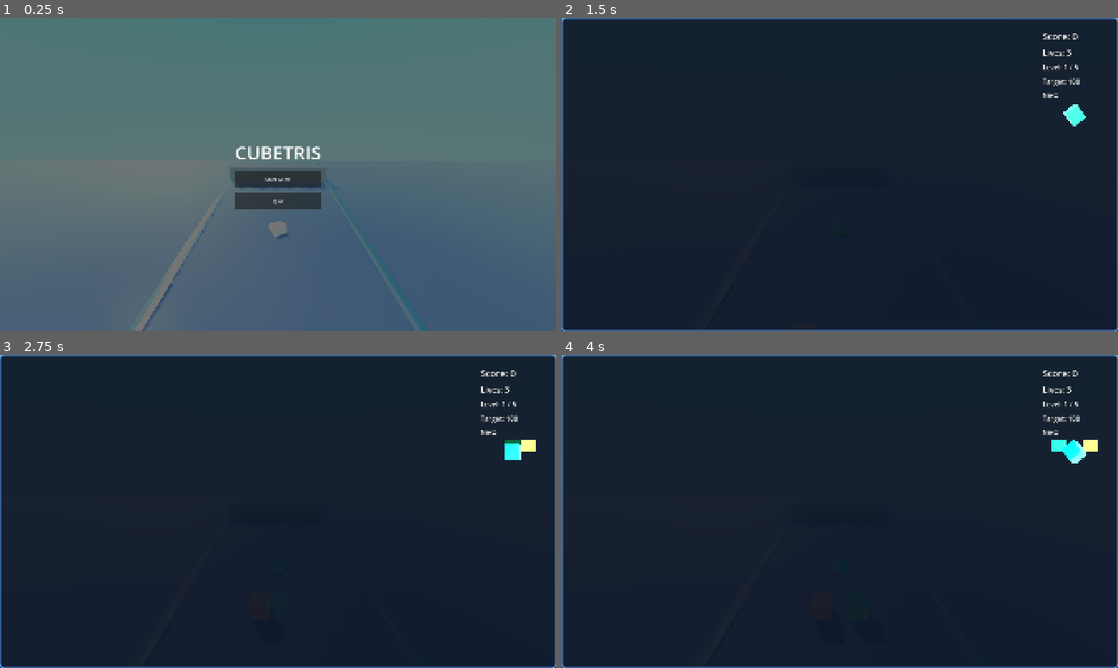
Above: before the commit, frames 1-4 (two rows, left to right).
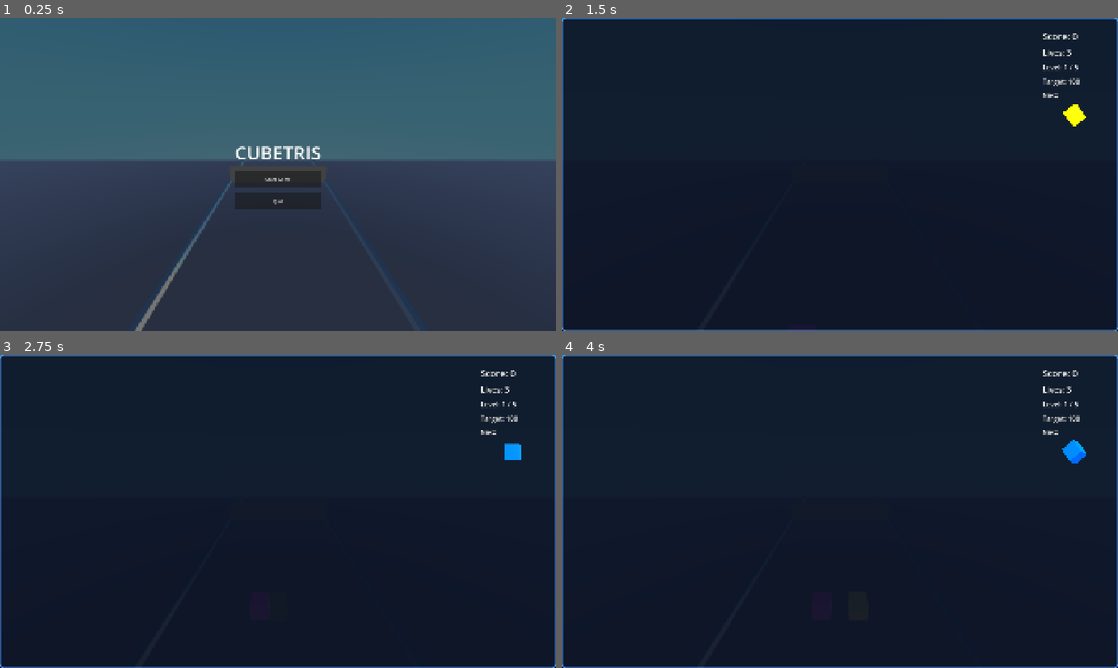
Above: after the commit, the same moments.

Repository: ddachkinov/Cubetris
Game: Godot game, scene res://Scenes/MainGame.tscn
Two runs of this game, one before a commit and one after it. Both use one fixed random seed, a clock stepped at 60 frames per second and the inputs below.
Inputs (mouse positions are in pixels of both pictures, inside the frame that each line leads up to):
- Up to frame 1 (0.25 s): no input
- Up to frame 2 (1.5 s): click "Start Game" at 0.5 s; tap Enter at 1.25 s; move the mouse to (962, 158) at 1.27 s; hold D (move_right) from 1.28 s (still down); tap Space (launch) at 1.35 s; click (962, 158) at 1.42 s
- Up to frame 3 (2.75 s): release D (move_right) at 2 s; drag from (166, 527) to (250, 574) at 2.02 s
- Up to frame 4 (4 s): move the mouse to (895, 442) at 2.77 s; hold D (move_right) 2.78-3.5 s; tap Space (launch) at 2.85 s; drag from (812, 574) to (673, 464) at 3.52 s

The runs differ from the first frame. In frame 1, 98% of the frame differs, in the area x 0-100%, y 0-100%; in frame 2, 0.2%; in frame 3, 0.3%; in frame 4, 0.4%.

Commit message:
Fix 3 critical bugs: SubViewport, dark scene, cubes stopping
Bug 1 — SubViewport showing main game scene (FIXED):
- Root cause: own_world_3d was false, so SubViewport shared the game's
  3D world and rendered it from the preview Camera angle
- Fix: Added own_world_3d = true so SubViewport has its own isolated world
- Result: Preview now shows ONLY the rotating cube, not game geometry

Bug 2 — Scene pitch-dark during gameplay (FIXED):
- Root cause: SSAO intensity 1.5 + Filmic tonemap + glow pipeline
  combined to absorb almost all light at runtime
- Fix: Stripped environment to just sky + ambient light (no SSAO, no glow)
  ambient_light_source = 2 (color), ambient_light_energy = 1.0
- Result: Scene properly lit by sky and directional light

Bug 3 — Cubes stopping mid-track (FIXED):
- Root cause: query.exclude = [self] passes Object; Godot 4 needs RID.
  Raycast hit the launching cube's own collision box, computed
  target_z = current_z - 0.5 (behind self), cube stopped immediately
- Fix 1: Changed to query.exclude = [get_rid()] (correct RID usage)
- Fix 2: Ray origin offset +0.6 ahead of cube center (past half-size 0.5)
  so it can never intersect the cube's own box even without exclusion
- Fix 3: Guard: only update _target_z if desired_z > current position
- Same fix applied to landing indicator raycast in Spawner.gd

Phase 2 — Sky brightness (FIXED):
- Updated GradientSky.gdshader uniforms to research-based palette:
  top: #0082F0, horizon: #62cff4, bottom: #FEFEFF (near white)
- horizon_falloff reduced 1.5 → 1.2 for smoother gradient

Phase 3 — Cube emission blowout (FIXED):
- Removed emission from cube material (was washing colors to white)
- Rim lighting alone provides edge pop without blowout

Phase 3 — Cube colors (UPDATED):
- Pure high-saturation palette per hyper-casual game research:
  Red #FF0000, Orange #FFA600, Yellow #FFFB00, Neon Green #1EFF00
  Cyan #00FFFF, Blue #0066FF, Magenta #FF00FF, Purple #9900FF

Diff:
--- a/Assets/Godot/Scenes/MainGame.tscn
+++ b/Assets/Godot/Scenes/MainGame.tscn
@@ -24,43 +24,21 @@
 
 [sub_resource type="ShaderMaterial" id="ShaderMaterial_sky"]
 shader = ExtResource("8_sky")
-shader_parameter/top_color = Color(0, 0.4, 0.9, 1)
-shader_parameter/horizon_color = Color(0.4, 0.75, 1, 1)
-shader_parameter/bottom_color = Color(0.85, 0.92, 1, 1)
-shader_parameter/horizon_falloff = 1.5
+shader_parameter/top_color = Color(0.03, 0.51, 0.94, 1.0)
+shader_parameter/horizon_color = Color(0.38, 0.81, 0.96, 1.0)
+shader_parameter/bottom_color = Color(0.98, 0.99, 1.0, 1.0)
+shader_parameter/horizon_falloff = 1.2
 
 [sub_resource type="Sky" id="Sky_gradient"]
 sky_material = SubResource("ShaderMaterial_sky")
 
 [sub_resource type="Environment" id="Environment_main"]
 background_mode = 2
-background_energy_multiplier = 1.2
+background_energy_multiplier = 1.0
 sky = SubResource("Sky_gradient")
-ambient_light_source = 3
-ambient_light_color = Color(0.9, 0.95, 1, 1)
-ambient_light_sky_contribution = 0.5
-ambient_light_energy = 0.8
-tonemap_mode = 2
-tonemap_white = 1.2
-ssao_enabled = true
-ssao_radius = 2.0
-ssao_intensity = 1.5
-ssil_enabled = false
-sdfgi_enabled = false
-glow_enabled = true
-glow_levels/1 = 0.0
-glow_levels/2 = 1.0
-glow_levels/3 = 1.0
-glow_levels/4 = 0.5
-glow_levels/5 = 0.2
-glow_intensity = 0.8
-glow_strength = 1.2
-glow_bloom = 0.3
-glow_blend_mode = 0
-adjustment_enabled = true
-adjustment_brightness = 1.05
-adjustment_contrast = 1.1
-adjustment_saturation = 1.15
+ambient_light_source = 2
+ambient_light_color = Color(0.95, 0.97, 1, 1)
+ambient_light_energy = 1.0
 
 [sub_resource type="StandardMaterial3D" id="Material_ground"]
 albedo_color = Color(0.25, 0.3, 0.45, 1)
@@ -278,6 +256,7 @@
 
 [node name="SubViewport" type="SubViewport" parent="UIManager/HUDPanel/MarginContainer/VBoxContainer/NextCubePreview"]
 transparent_bg = true
+own_world_3d = true
 size = Vector2i(80, 80)
 render_target_update_mode = 4
 script = ExtResource("9_preview")
--- a/Assets/Godot/Scripts/Gameplay/CubeController.gd
+++ b/Assets/Godot/Scripts/Gameplay/CubeController.gd
@@ -59,36 +59,36 @@
 # Rail-based travel
 # ---------------------------------------------------------------------------
 func _travel_on_rail(delta: float) -> void:
-	# Raycast forward to detect obstacles (cubes or wall) for stacking
+	# Raycast forward from slightly ahead of current position to avoid self-hit
 	var space_state: PhysicsDirectSpaceState3D = get_world_3d().direct_space_state
-	var ray_from: Vector3 = global_position
-	var ray_to: Vector3 = Vector3(_locked_x, _locked_y, 10.0)  # Wall at Z=10
+	# Start ray 0.6 units AHEAD so it never intersects our own box (half-size = 0.5)
+	var ray_from: Vector3 = Vector3(_locked_x, _locked_y, global_position.z + 0.6)
+	var ray_to:   Vector3 = Vector3(_locked_x, _locked_y, 10.5)  # Slightly past wall
 
 	var query := PhysicsRayQueryParameters3D.create(ray_from, ray_to)
-	query.exclude = [self]  # Don't hit ourselves
-	query.collision_mask = 1  # Default physics layer
+	query.exclude = [get_rid()]  # Correct: pass RID, not the Object
+	query.collision_mask = 1
 
 	var result: Dictionary = space_state.intersect_ray(query)
 
-	# Determine target Z based on raycast
+	# Determine target Z based on raycast (only update if valid result ahead of us)
 	if result:
-		# Hit something - stop 1 unit before it (cube size = 1)
 		var hit_z: float = result.position.z
-		_target_z = hit_z - 1.0
-	else:
-		# Nothing in the way - travel to wall
-		_target_z = 9.0  # 1 unit before wall at Z=10
+		# Stop so our front face (current_z + 0.5) touches the back face of obstacle
+		var desired_z: float = hit_z - 1.0
+		# Only use if it's actually ahead of us
+		if desired_z > global_position.z:
+			_target_z = desired_z
+		# else keep existing _target_z (already set in on_launched)
+	# else: keep _target_z = 9.0 (wall face)
 
 	# Move toward target Z
 	var next_z: float = global_position.z + _travel_speed * delta
 
-	# Check if we've reached or passed the target
 	if next_z >= _target_z:
-		# Snap to exact landing position
 		global_position = Vector3(_locked_x, _locked_y, _target_z)
 		_stop_traveling()
 	else:
-		# Keep moving on rail, locked to track X/Y
 		global_position = Vector3(_locked_x, _locked_y, next_z)
 
 
@@ -225,10 +225,8 @@
 	mat.rim = 0.6
 	mat.rim_tint = 0.8
 
-	# Slight emission for vibrant glow
-	mat.emission_enabled = true
-	mat.emission = color
-	mat.emission_energy_multiplier = 0.15
+	# No emission — direct light + rim gives enough pop without blowout
+	mat.emission_enabled = false
 
 	# Enable shadows
 	mat.shading_mode = BaseMaterial3D.SHADING_MODE_PER_PIXEL
--- a/Assets/Godot/Scripts/Gameplay/Spawner.gd
+++ b/Assets/Godot/Scripts/Gameplay/Spawner.gd
@@ -18,14 +18,14 @@
 @export var special_cube_chance: float = 0.0
 
 @export var cube_colors: Array[Color] = [
-	Color(1.0, 0.0, 0.2),   # VIVID hot red
-	Color(0.0, 0.5, 1.0),   # VIVID electric blue
-	Color(0.0, 1.0, 0.2),   # VIVID neon green
-	Color(1.0, 0.9, 0.0),   # VIVID golden yellow
-	Color(1.0, 0.0, 0.8),   # VIVID magenta pink
-	Color(0.0, 1.0, 1.0),   # VIVID cyan
-	Color(1.0, 0.4, 0.0),   # VIVID orange
-	Color(0.6, 0.0, 1.0),   # VIVID purple
+	Color(1.0,  0.0,  0.0,  1.0),  # Pure Red      #FF0000
+	Color(1.0,  0.65, 0.0,  1.0),  # Orange        #FFA600
+	Color(1.0,  0.98, 0.0,  1.0),  # Yellow        #FFFB00
+	Color(0.12, 1.0,  0.0,  1.0),  # Neon Green    #1EFF00
+	Color(0.0,  1.0,  1.0,  1.0),  # Cyan          #00FFFF
+	Color(0.0,  0.4,  1.0,  1.0),  # Blue          #0066FF
+	Color(1.0,  0.0,  1.0,  1.0),  # Magenta       #FF00FF
+	Color(0.6,  0.0,  1.0,  1.0),  # Purple        #9900FF
 ]
 
 # ---------------------------------------------------------------------------
@@ -244,14 +244,14 @@
 			_landing_indicator.visible = false
 		return
 
-	# Raycast from current cube position forward to find landing position
+	# Raycast from spawn point forward (not from cube itself — avoids self-hit)
 	var space_state: PhysicsDirectSpaceState3D = get_world_3d().direct_space_state
 	var x_pos: float = current_cube.global_position.x
 	var ray_from: Vector3 = Vector3(x_pos, 0.5, spawn_z)
-	var ray_to: Vector3 = Vector3(x_pos, 0.5, 10.0)  # Wall at Z=10
+	var ray_to: Vector3   = Vector3(x_pos, 0.5, 10.5)  # Past wall
 
 	var query := PhysicsRayQueryParameters3D.create(ray_from, ray_to)
-	query.exclude = [current_cube]
+	query.exclude = [current_cube.get_rid()]  # Correct RID exclusion
 	query.collision_mask = 1
 
 	var result: Dictionary = space_state.intersect_ray(query)
--- a/Assets/Godot/Shaders/GradientSky.gdshader
+++ b/Assets/Godot/Shaders/GradientSky.gdshader
@@ -3,10 +3,11 @@
 // Gradient sky shader - creates smooth blue to white gradient
 // Based on view direction (EYEDIR.y)
 
-uniform vec4 top_color : source_color = vec4(0.0, 0.3, 0.8, 1.0);      // Deep blue at zenith
-uniform vec4 horizon_color : source_color = vec4(0.6, 0.85, 1.0, 1.0); // Cyan at horizon
-uniform vec4 bottom_color : source_color = vec4(0.9, 0.95, 1.0, 1.0);  // Near-white below horizon
-uniform float horizon_falloff : hint_range(0.1, 5.0) = 2.0;
+// Research-based "Perfect Sky" palette: #0082F0 → #62cff4 → #FEFEFF
+uniform vec4 top_color : source_color = vec4(0.03, 0.51, 0.94, 1.0);   // #0082F0 deep sky blue
+uniform vec4 horizon_color : source_color = vec4(0.38, 0.81, 0.96, 1.0); // #62cff4 bright cyan
+uniform vec4 bottom_color : source_color = vec4(0.98, 0.99, 1.0, 1.0);  // #FEFEFF bright white
+uniform float horizon_falloff : hint_range(0.1, 5.0) = 1.2;
 
 void sky() {
 	// EYEDIR.y ranges from -1 (looking down) to +1 (looking up)
